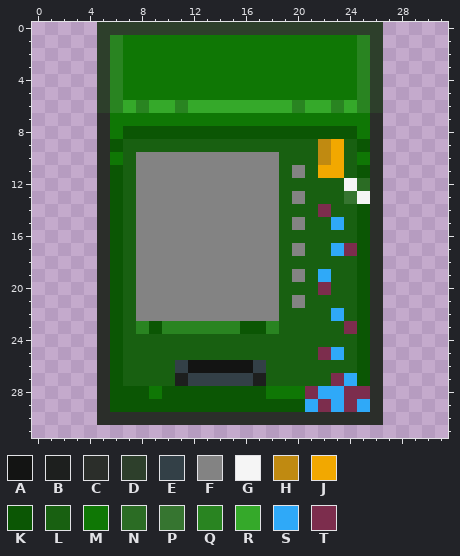
Pixel-art file -- Resources/Textures/Structures/Machines/VendingMachines/drugs.rsi/source/off.aseprite. Above is the file before it was changed.
32x32 pixels, 1 frame.
Visible layers, top first: "screen", "off/screen", "off/buttons", "off/pill", "off/frame".
Palette (. is transparent): A #131413  B #1d1f1e  C #2b2e2a  D #2d3f2b  E #334047  F #838383  G #f5f5f5  H #c08a11  J #f2a800  K #0b5604  L #186011  M #0f7705  N #2b6c24  P #367530  Q #298421  R #35a92a  S #2fa9f8  T #7c2d4d
Pixels before, first column x 5:
 0 DDDDDDDDDDDDDDDDDDDDDD
 1 DQMMMMMMMMMMMMMMMMMMQD
 2 DQMMMMMMMMMMMMMMMMMMQD
 3 DQMMMMMMMMMMMMMMMMMMQD
 4 DQMMMMMMMMMMMMMMMMMMQD
 5 DQMMMMMMMMMMMMMMMMMMQD
 6 DQRQRRQRRRRRRRRQRRQRQD
 7 CMMMMMMMMMMMMMMMMMMMMC
 8 CMKKKKKKKKKKKKKKKKKKMC
 9 CKLLLLLLLLLLLLLLLHJLKC
10 CMLFFFFFFFFFFFLLLHJLMC
11 CKLFFFFFFFFFFFLFLJJLKC
12 CKLFFFFFFFFFFFLLLLLGNC
13 CKLFFFFFFFFFFFLFLLLPGC
14 CKLFFFFFFFFFFFLLLTLLKC
15 CKLFFFFFFFFFFFLFLLSLKC
16 CKLFFFFFFFFFFFLLLLLLKC
17 CKLFFFFFFFFFFFLFLLSTKC
18 CKLFFFFFFFFFFFLLLLLLKC
19 CKLFFFFFFFFFFFLFLSLLKC
20 CKLFFFFFFFFFFFLLLTLLKC
21 CKLFFFFFFFFFFFLFLLLLKC
22 CKLFFFFFFFFFFFLLLLSLKC
23 CKLQKQQQQQQKKQLLLLLTKC
24 CKLLLLLLLLLLLLLLLLLLKC
25 CKLLLLLLLLLLLLLLLTSLKC
26 CKLLLLEAAAAAELLLLLLLKC
27 CKLLLLBEEEEEBLLLLLTSKC
28 CKKKMKKKKKKKKMMMTSSTTC
29 CKKKKKKKKKKKKKKKSTSTSC
30 CCCCCCCCCCCCCCCCCCCCCC
Now the later version:
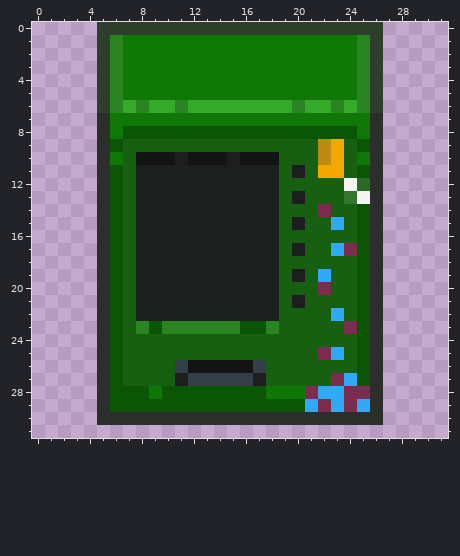
The exact change:
layer "screen" now hidden
y 10: x 8..18 FFFFFFFFFFF -> AAABAAABAAA
y 11: x 8..18 FFFFFFFFFFF -> BBBBBBBBBBB; x 20 F -> B
y 12: x 8..18 FFFFFFFFFFF -> BBBBBBBBBBB
y 13: x 8..18 FFFFFFFFFFF -> BBBBBBBBBBB; x 20 F -> B
y 14: x 8..18 FFFFFFFFFFF -> BBBBBBBBBBB
y 15: x 8..18 FFFFFFFFFFF -> BBBBBBBBBBB; x 20 F -> B
y 16: x 8..18 FFFFFFFFFFF -> BBBBBBBBBBB
y 17: x 8..18 FFFFFFFFFFF -> BBBBBBBBBBB; x 20 F -> B
y 18: x 8..18 FFFFFFFFFFF -> BBBBBBBBBBB
y 19: x 8..18 FFFFFFFFFFF -> BBBBBBBBBBB; x 20 F -> B
y 20: x 8..18 FFFFFFFFFFF -> BBBBBBBBBBB
y 21: x 8..18 FFFFFFFFFFF -> BBBBBBBBBBB; x 20 F -> B
y 22: x 8..18 FFFFFFFFFFF -> BBBBBBBBBBB
Pixel boxes of the changes (left, top, right, bottom) in both pictures:
changed: (136, 152, 305, 321)
